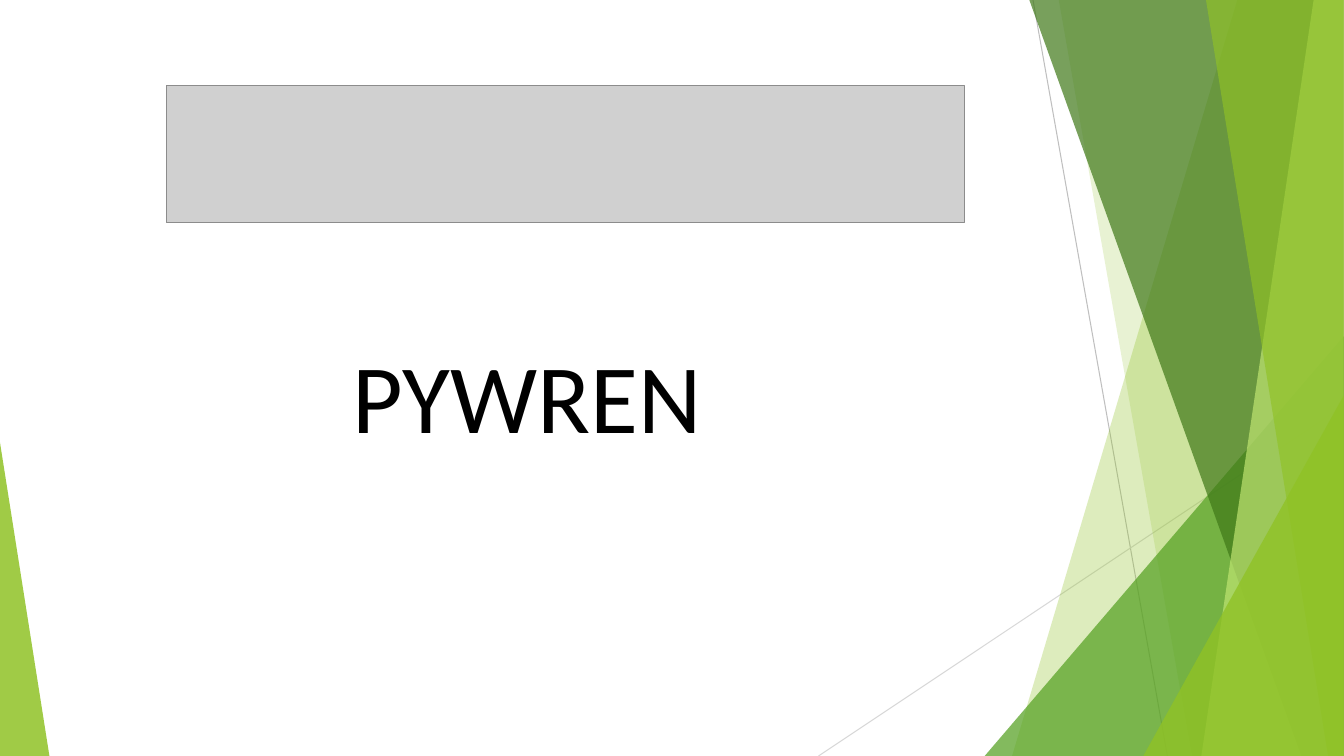
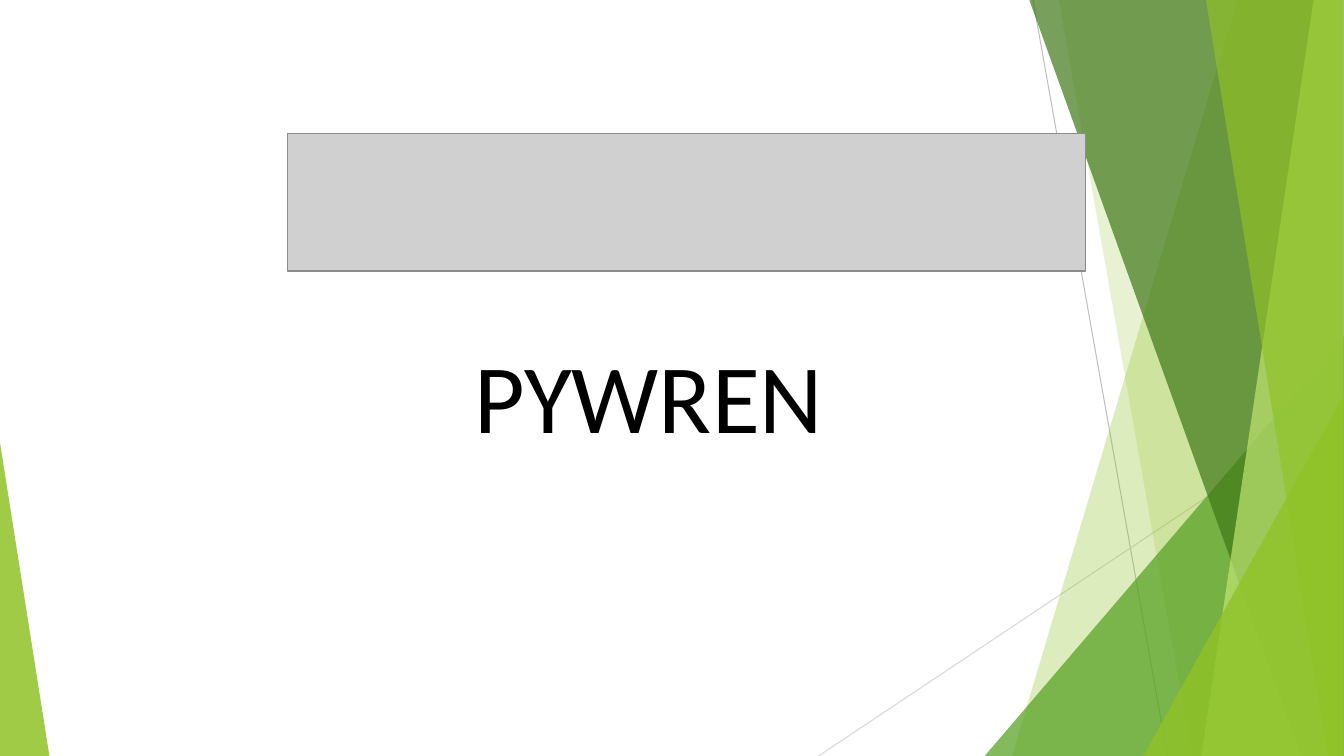
Before and after one commit to komalambekar/RISE_camp, a slide deck: slide 1 of PYWREN.pptx. Drawn at 1344x756 pixels with LibreOffice and Linux fonts; fonts in the diff are those of the drawing; grey boxes stand for pictures. Boxes give left, top, right and bottom in pixels: in the first picture for what was removed or moved away, otherwise in the second. Text is boxed around its words. In the diff, an @@ line names an element or a change of style, - is before the commit and + after.

Commit message:
Pywren

```diff
--- a/PYWREN.pptx
+++ b/PYWREN.pptx
@@ picture: place and size @@
-picture at (166,86,965,223)
+picture at (287,133,1086,270)
@@ title "PYWREN": place and size @@
-title "PYWREN" at (352,370,701,433)
+title "PYWREN" at (474,370,823,433)
```
